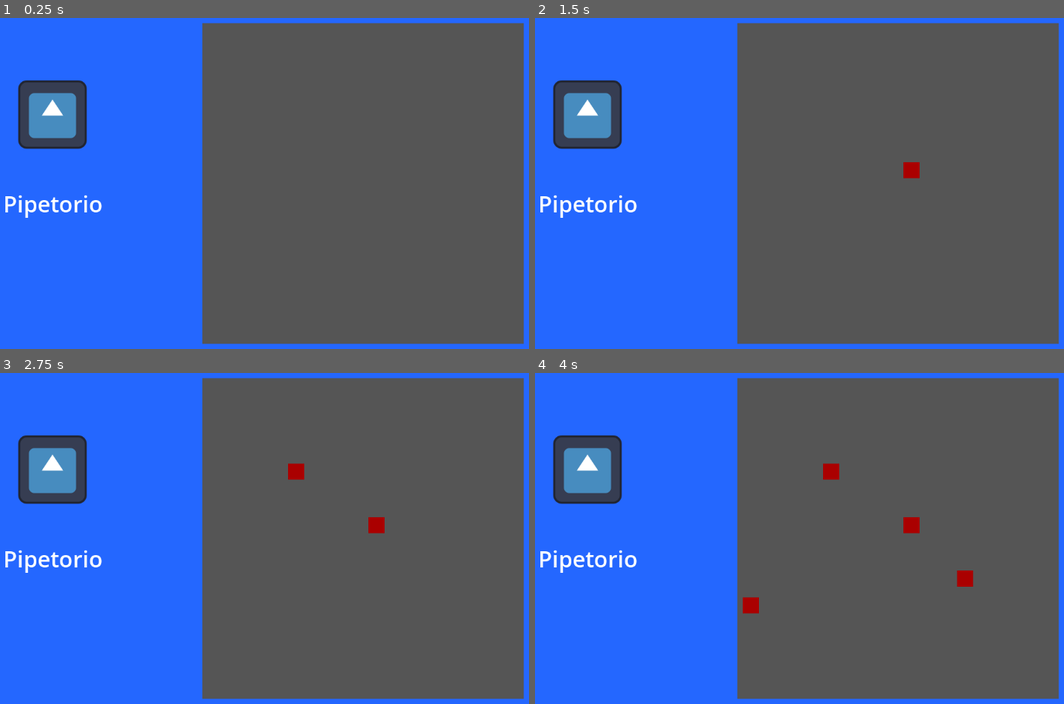
Above: before the commit, frames 1-4 (two rows, left to right).
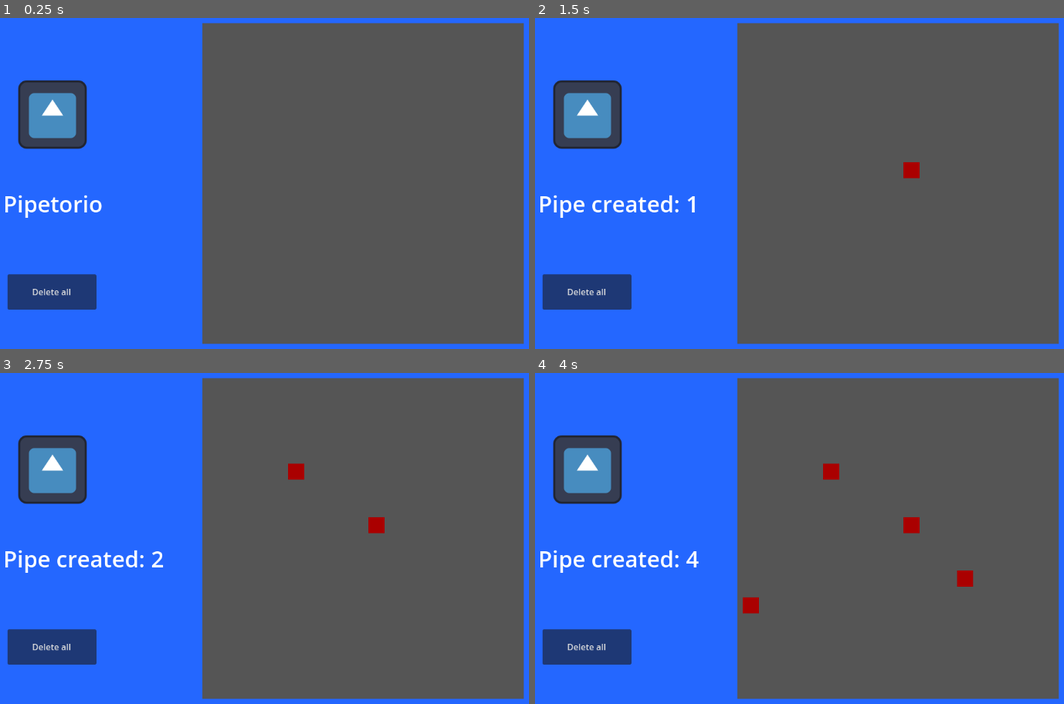
Above: after the commit, the same moments.

Repository: nelbok/Pipetorio
Game: Godot game, scene res://Main.tscn
Same seed, same stepped clock (60 frames per second), same inputs: the game is played once before the commit and once after it. The engine's default icon, where the game draws it, is replaced by a stand-in: a white triangle on a blue panel in a dark square.
Inputs (mouse positions are in pixels of both pictures, inside the frame that each line leads up to):
- Up to frame 1 (0.25 s): no input
- Up to frame 2 (1.5 s): tap Enter at 0.5 s; move the mouse to (910, 166) at 0.52 s; click (910, 166) at 0.6 s; tap Space at 1.25 s; move the mouse to (651, 200) at 1.27 s; click (651, 200) at 1.35 s
- Up to frame 3 (2.75 s): tap Enter at 2 s; move the mouse to (301, 462) at 2.02 s; click (301, 462) at 2.1 s
- Up to frame 4 (4 s): tap Space at 2.75 s; move the mouse to (746, 608) at 2.77 s; click (746, 608) at 2.85 s; tap Enter at 3.5 s; move the mouse to (963, 591) at 3.52 s; click (963, 591) at 3.6 s

The runs differ from the first frame. In frame 1, 1.8% of the frame differs, in the area x 1-19%, y 77-89%; in frame 2, 2.3%; in frame 3, 2.3%, in the area x 1-31%, y 53-89%; in frame 4, 2.3%.

Commit message:
Placement and connection managment

Diff:
--- a/Main.gd
+++ b/Main.gd
@@ -1,12 +1,10 @@
 extends ColorRect
 
-func _process(_delta):
+func _on_main_grid_pipe_created():
 	var label = get_node("TestLabel")
+	var s = get_tree().get_nodes_in_group("Pipes").size()
+	label.set_text("Pipe created: " + str(s))
 
-	if Input.is_action_just_pressed("left_click"):
-		label.set_text("oirotepiP")
-	if Input.is_action_just_released("left_click"):
-		label.set_text("Pipetorio")
-
-	#var position = get_viewport().get_mouse_position()
-	#var test = grid.get_rect().has_point(position)
+func _on_button_pressed():
+	get_tree().call_group("Pipes","queue_free")
+	_on_main_grid_pipe_created()
--- a/Main.tscn
+++ b/Main.tscn
@@ -43,3 +43,14 @@
 offset_bottom = 300.0
 grow_horizontal = 0
 grow_vertical = 2
+
+[node name="Button" type="Button" parent="."]
+layout_mode = 0
+offset_left = 138.0
+offset_top = 494.0
+offset_right = 304.0
+offset_bottom = 560.0
+text = "Delete all"
+
+[connection signal="pipe_created" from="MainGrid" to="." method="_on_main_grid_pipe_created"]
+[connection signal="pressed" from="Button" to="." method="_on_button_pressed"]
--- a/MainGrid.gd
+++ b/MainGrid.gd
@@ -2,22 +2,80 @@
 
 @export var pipe_scene: PackedScene
 
+signal pipe_created
+
+var pressed_pipe: Pipe
+
 func _input(_event):
 	# we don't want the event that aren't for that scene
-	var position = get_viewport().get_mouse_position()
-	if not get_rect().has_point(position):
+	var pos = get_viewport().get_mouse_position()
+	if not get_rect().has_point(pos):
 		return
 
 	if Input.is_action_just_pressed("left_click"):
-		place_pipe()
+		pressed_pipe = get_pipe()
+	if Input.is_action_just_released("left_click"):
+		var released_pipe = get_pipe()
+		if released_pipe == null:
+			manage_placement()
+		elif pressed_pipe && pressed_pipe != released_pipe:
+			manage_connection(pressed_pipe, released_pipe)
 
-func place_pipe():
+func get_pipe() -> Pipe:
+	var pos = get_local_mouse_position()
+	var fact_x = factory_value(pos.x)
+	var fact_y = factory_value(pos.y)
+	var pipes = get_tree().get_nodes_in_group("Pipes")
+	for pipe in pipes:
+		if pipe.fact_x == fact_x && pipe.fact_y == fact_y:
+			return pipe
+	return null
+
+func manage_connection(a: Pipe, b: Pipe):
+	if a.fact_x == b.fact_x:
+		if a.fact_y - b.fact_y == -1:
+			a.south_pipe = b
+			b.north_pipe = a
+		elif a.fact_y - b.fact_y == 1:
+			a.north_pipe = b
+			b.south_pipe = a
+	if a.fact_y == b.fact_y:
+		if a.fact_x - b.fact_x == -1:
+			a.east_pipe = b
+			b.west_pipe = a
+		elif a.fact_x - b.fact_x == 1:
+			a.west_pipe = b
+			b.east_pipe = a
+
+func manage_placement():
+	# verify if we don't have already a pipe here
+	if get_pipe():
+		return
+
+	# create time
+	var pipe = create_pipe()
+	if pressed_pipe:
+		manage_connection(pressed_pipe, pipe)
+
+func create_pipe() -> Pipe:
 	var pipe = pipe_scene.instantiate()
+
 	var pos = get_local_mouse_position()
+	pipe.fact_x = factory_value(pos.x)
+	pipe.fact_y = factory_value(pos.y)
+
 	pos.x = snap_value(pos.x)
 	pos.y = snap_value(pos.y)
 	pipe.position = pos
+
 	add_child(pipe)
+
+	pipe_created.emit()
+
+	return pipe
+
+func factory_value(a: float) -> float:
+	return floor(a / 50.0)
 
 func snap_value(a: float) -> float:
 	return floor(a / 50.0) * 50.0
--- a/Pipe.gd
+++ b/Pipe.gd
@@ -5,6 +5,10 @@
 @export var north_pipe: Pipe
 @export var east_pipe: Pipe
 @export var south_pipe: Pipe
+
+@export_group("Factory")
+@export var fact_x: int
+@export var fact_y: int
 
 func _process(_delta):
 	# Retrieve all childnodes
--- a/Pipe.tscn
+++ b/Pipe.tscn
@@ -2,7 +2,7 @@
 
 [ext_resource type="Script" path="res://Pipe.gd" id="1_nvfyj"]
 
-[node name="Pipe" type="Control"]
+[node name="Pipe" type="Control" groups=["Pipes"]]
 custom_minimum_size = Vector2(50, 50)
 layout_mode = 3
 anchors_preset = 0
